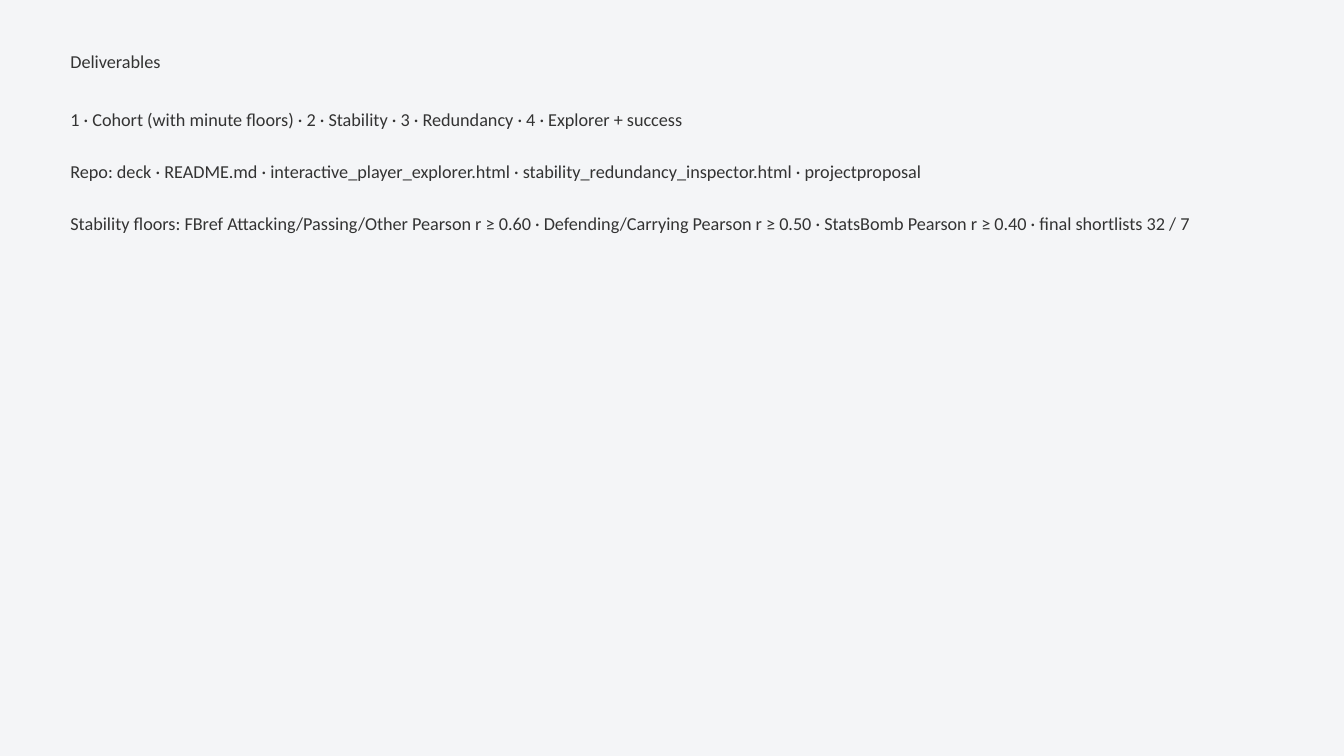
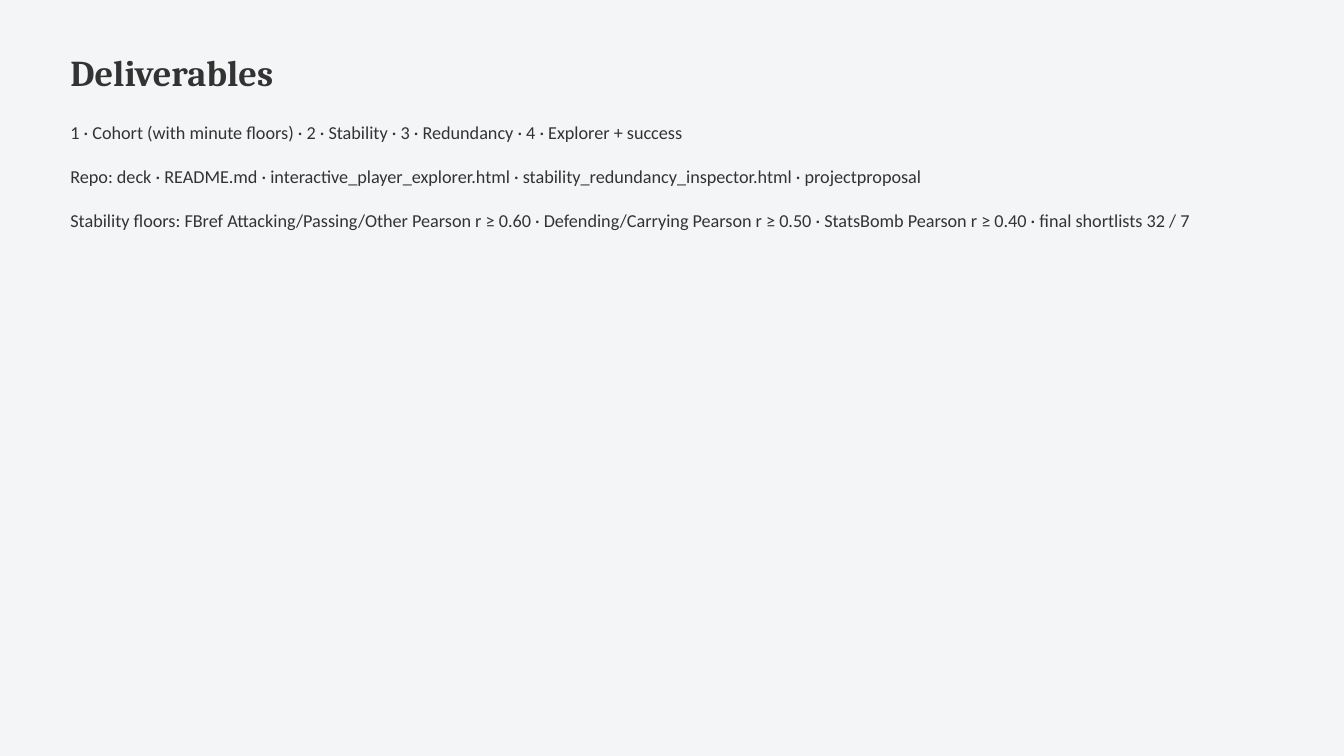
Before and after one commit to colbymorris08/bundesliga-transfer-traits, a slide deck: slide 23 of bundesliga_transfer_traits.pptx. Drawn at 1344x756 pixels with LibreOffice and Linux fonts; fonts in the diff are those of the drawing. Boxes give left, top, right and bottom in pixels: in the first picture for what was removed or moved away, otherwise in the second. Text is boxed around its words. In the diff, an @@ line names an element or a change of style, - is before the commit and + after.

```diff
--- a/bundesliga_transfer_traits.pptx
+++ b/bundesliga_transfer_traits.pptx
@@ text at [70, 60, 273, 87]: size 13 to 26 pt, font Calibri to Cambria, bold on in "Deliverables" @@
```
Also in this commit, not shown: 7 other slides changed, 1 other file.
